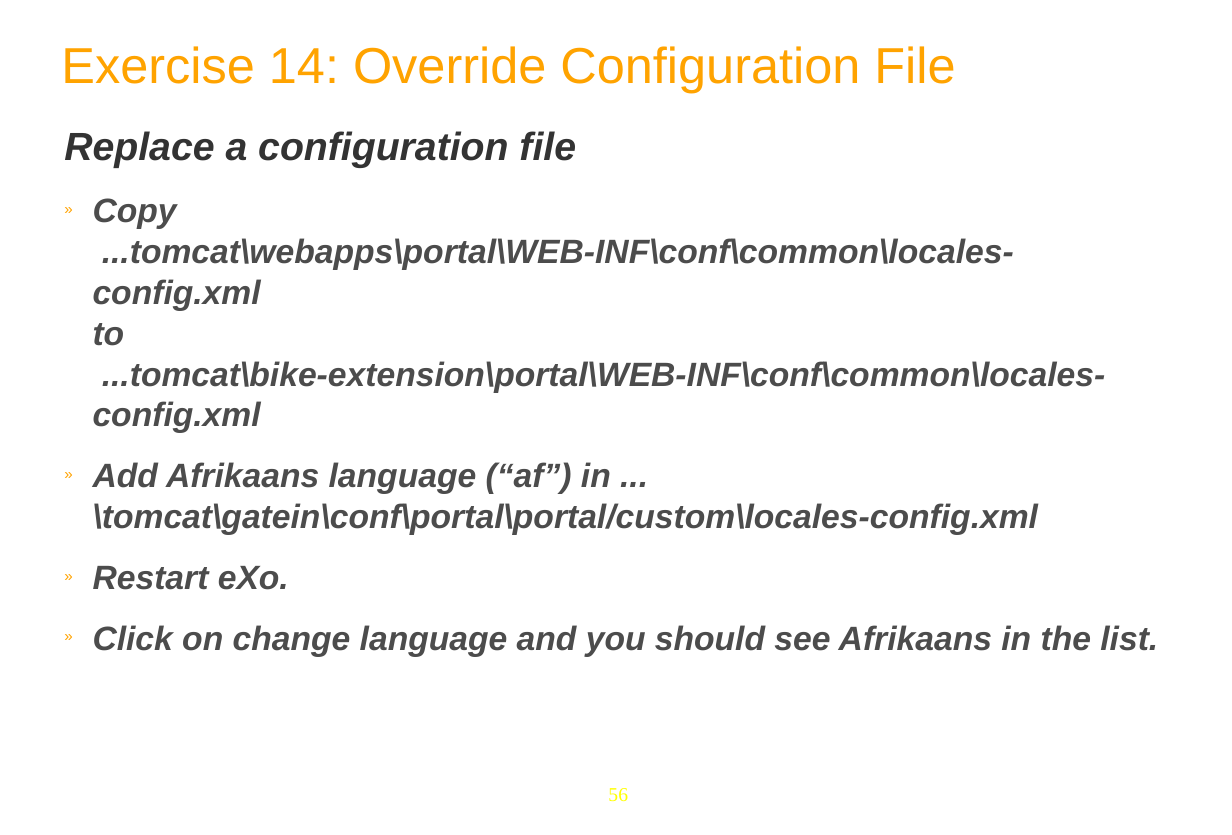
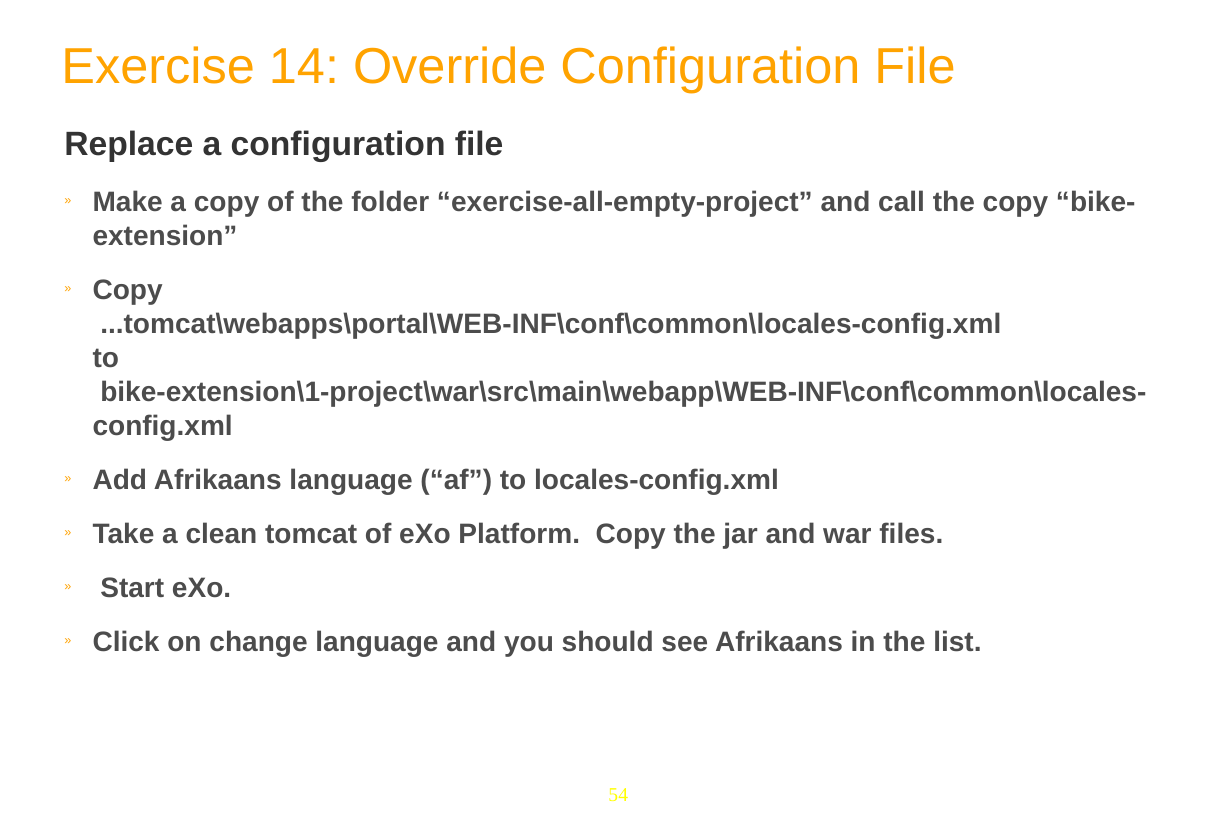
Before and after one commit to anhvurz90/training, a slide deck: slide 54 of exo-developer/210-configuration/slides/210-Portal-configuration-XDev-en.ppt (slide 56 before the commit). Drawn at 1232x835 pixels with LibreOffice and Linux fonts; fonts in the diff are those of the drawing; background and template pictures are left out. Boxes give left, top, right and bottom in pixels: in the first picture for what was removed or moved away, otherwise in the second. Text is boxed around its words. In the diff, an @@ line names an element or a change of style, - is before the commit and + after.

Commit message:
configuration

```diff
--- a/exo-developer/210-configuration/slides/210-Portal-configuration-XDev-en.ppt
+++ b/exo-developer/210-configuration/slides/210-Portal-configuration-XDev-en.ppt
@@ text at box(64, 130, 981, 656): size 28 to 24 pt in "Replace a configuration file"; italic off in "Replace a configuration file", "Click on change language and you should ..."; size 24 to 20 pt in "Click on change language and you should ..." @@
@@ text at box(93, 190, 1146, 598): text changed; size 24 to 20 pt; italic off @@
-» Copy
-  ...tomcat\webapps\portal\WEB-INF\conf\common\locales-config.xml
-  to
-  ...tomcat\bike-extension\portal\WEB-INF\conf\common\locales-config.xml
-» Add Afrikaans language (“af”) in ...\tomcat\gatein\conf\portal\portal/custom\locales-config.xml
-» Restart eXo.
+» Make a copy of the folder “exercise-all-empty-project” and call the copy “bike-extension”
+» Copy
+  ...tomcat\webapps\portal\WEB-INF\conf\common\locales-config.xml
+  to
+  bike-extension\1-project\war\src\main\webapp\WEB-INF\conf\common\locales-config.xml
+» Add Afrikaans language (“af”) to locales-config.xml
+» Take a clean tomcat of eXo Platform. Copy the jar and war files.
+» Start eXo.
@@ page number at box(608, 788, 628, 802): text changed @@
-56
+54
```
Also in this commit, not shown: 11 other slides changed, 2 slides added, 3 slides removed, 15 other files.
